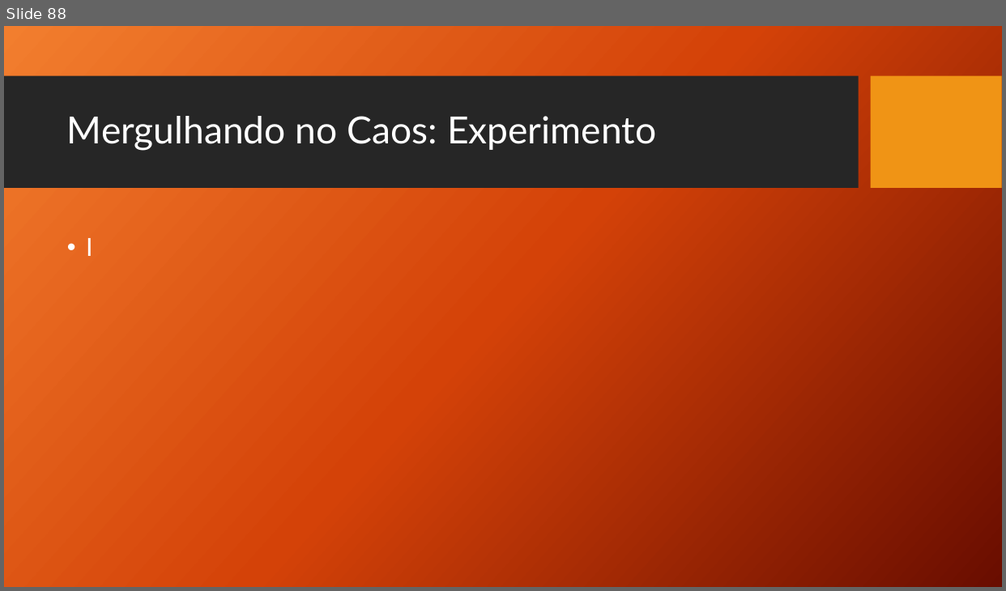
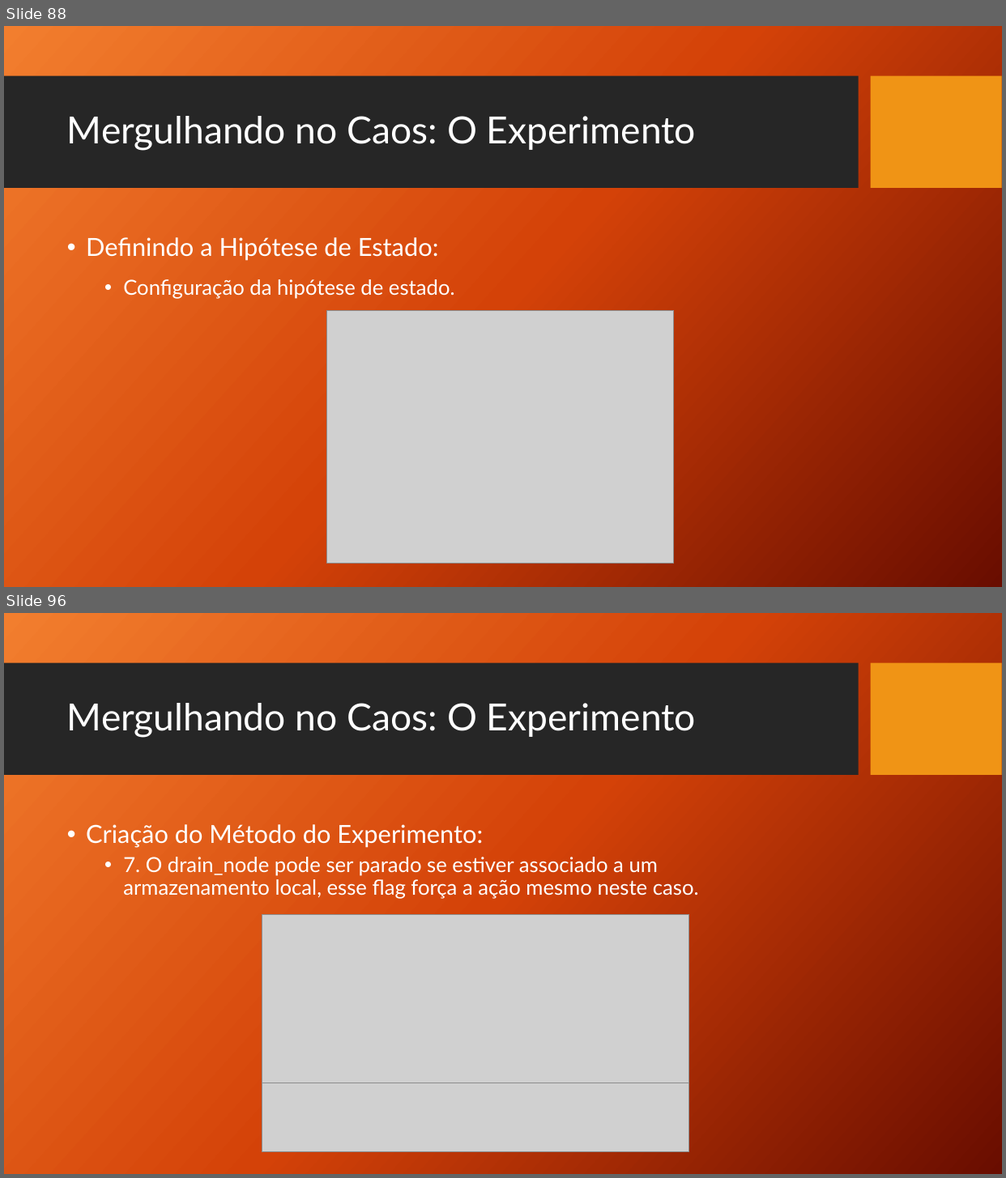
Before and after one commit to TCC-Chaos-Engineering/docs-chaos-engineering, a slide deck: docs/Chaos Engineering - Das Hipoteses aos Testes.pptx. Shown one above the other, each under a label of ours: slide 88 before the commit, slides 88 and 96 after it; the slides between them are not shown. The pictures are 1006x591 and 1006x1178 pixels, drawn with LibreOffice and Linux fonts; fonts in the diff are those of the drawing; grey boxes stand for pictures; background and template pictures are left out. Boxes give left, top, right and bottom in pixels: in the first picture for what was removed or moved away, otherwise in the second. Text is boxed around its words. In the diff, an @@ line names an element or a change of style, - is before the commit and + after.

Commit message:
Experimentos com Kurbenetes e Rollbacks

```diff
--- a/docs/Chaos Engineering - Das Hipoteses aos Testes.pptx
+++ b/docs/Chaos Engineering - Das Hipoteses aos Testes.pptx
@@ slide 96 added at (x1=4, y1=613, x2=1002, y2=1174), background picture (left out); not listed: 2 template elements that a slide beside it also shows @@
@@ title added at (x1=67, y1=703, x2=696, y2=738), 36 pt, text #FFFFFF @@
+Mergulhando no Caos: O Experimento
@@ text added at (x1=86, y1=824, x2=699, y2=899), 20 pt, text #FFFFFF @@
+• Criação do Método do Experimento:
+  • 7. O drain_node pode ser parado se estiver associado a um armazenamento local, esse flag força a ação mesmo neste caso.
@@ picture added at (x1=262, y1=914, x2=689, y2=1092) @@
@@ picture added at (x1=262, y1=1083, x2=689, y2=1152) @@
@@ slide 88 changed as well @@
@@ title at (x1=67, y1=116, x2=696, y2=151): text changed @@
-Mergulhando no Caos: Experimento
+Mergulhando no Caos: O Experimento
@@ text at (x1=86, y1=237, x2=455, y2=299): text changed; size 24 to 20 pt @@
-• I
+• Definindo a Hipótese de Estado:
+  • Configuração da hipótese de estado.
@@ picture added at (x1=327, y1=310, x2=674, y2=564) @@
```
Also in this commit, not shown: 14 other slides changed, 2 other slides added, 3 slides removed.
